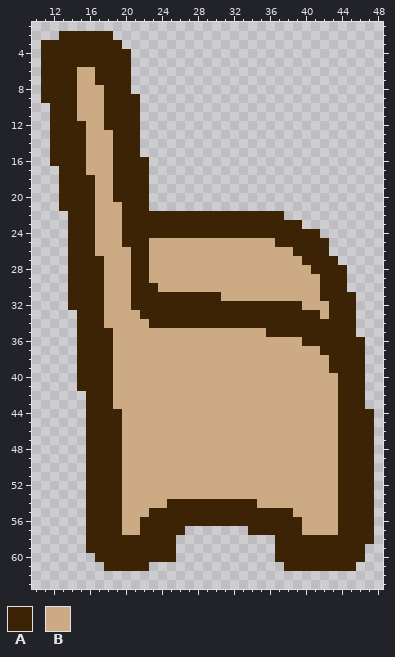
Two states of a pixel-art sprite, images/furniture/furniture_icon_loveseat.png. That is the earlier state.
The file is 64x64 pixels. Shown: x 10..48, y 1..63.
Palette (. is transparent): A #3c2306  B #cbaa84
Pixels before, first column x 11:
 2 ..AAAAAA.............................
 3 AAAAAAAAA............................
 4 AAAAAAAAAA...........................
 5 AAAAAAAAAA...........................
 6 AAAABBAAAA...........................
 7 AAAABBAAAA...........................
 8 AAAABBBAAA...........................
 9 AAAABBBAAAA..........................
10 .AAABBBAAAA..........................
11 .AAABBBAAAA..........................
12 .AAAABBAAAA..........................
13 .AAAABBBAAA..........................
14 .AAAABBBAAA..........................
15 .AAAABBBAAA..........................
16 .AAAABBBAAAA.........................
17 ..AAABBBAAAA.........................
18 ..AAAABBAAAA.........................
19 ..AAAABBAAAA.........................
20 ..AAAABBAAAA.........................
21 ..AAAABBBAAA.........................
22 ...AAABBBAAAAAAAAAAAAAAAAAA..........
23 ...AAABBBAAAAAAAAAAAAAAAAAAAA........
24 ...AAABBBAAAAAAAAAAAAAAAAAAAAAA......
25 ...AAABBBAAABBBBBBBBBBBBBBAAAAAA.....
26 ...AAABBBBAABBBBBBBBBBBBBBBBAAAA.....
27 ...AAAABBBAABBBBBBBBBBBBBBBBBAAAA....
28 ...AAAABBBAABBBBBBBBBBBBBBBBBBAAAA...
29 ...AAAABBBAABBBBBBBBBBBBBBBBBBBAAA...
30 ...AAAABBBAAABBBBBBBBBBBBBBBBBBAAA...
31 ...AAAABBBAAAAAAAAAABBBBBBBBBBBAAAA..
32 ...AAAABBBAAAAAAAAAAAAAAAAAAABBBAAA..
33 ....AAABBBBAAAAAAAAAAAAAAAAAAAABAAA..
34 ....AAABBBBBAAAAAAAAAAAAAAAAAAAAAAA..
35 ....AAAABBBBBBBBBBBBBBBBBAAAAAAAAAA..
36 ....AAAABBBBBBBBBBBBBBBBBBBBBAAAAAAA.
37 ....AAAABBBBBBBBBBBBBBBBBBBBBBBAAAAA.
38 ....AAAABBBBBBBBBBBBBBBBBBBBBBBBAAAA.
39 ....AAAABBBBBBBBBBBBBBBBBBBBBBBBAAAA.
40 ....AAAABBBBBBBBBBBBBBBBBBBBBBBBBAAA.
41 ....AAAABBBBBBBBBBBBBBBBBBBBBBBBBAAA.
42 .....AAABBBBBBBBBBBBBBBBBBBBBBBBBAAA.
43 .....AAABBBBBBBBBBBBBBBBBBBBBBBBBAAA.
44 .....AAAABBBBBBBBBBBBBBBBBBBBBBBBAAAA
45 .....AAAABBBBBBBBBBBBBBBBBBBBBBBBAAAA
46 .....AAAABBBBBBBBBBBBBBBBBBBBBBBBAAAA
47 .....AAAABBBBBBBBBBBBBBBBBBBBBBBBAAAA
48 .....AAAABBBBBBBBBBBBBBBBBBBBBBBBAAAA
49 .....AAAABBBBBBBBBBBBBBBBBBBBBBBBAAAA
50 .....AAAABBBBBBBBBBBBBBBBBBBBBBBBAAAA
51 .....AAAABBBBBBBBBBBBBBBBBBBBBBBBAAAA
52 .....AAAABBBBBBBBBBBBBBBBBBBBBBBBAAAA
53 .....AAAABBBBBBBBBBBBBBBBBBBBBBBBAAAA
54 .....AAAABBBBBAAAAAAAAAABBBBBBBBBAAAA
55 .....AAAABBBAAAAAAAAAAAAAAAABBBBBAAAA
56 .....AAAABBAAAAAAAAAAAAAAAAAABBBBAAAA
57 .....AAAABBAAAAA.......AAAAAABBBBAAAA
58 .....AAAAAAAAAA...........AAAAAAAAAAA
59 .....AAAAAAAAAA...........AAAAAAAAAA.
60 ......AAAAAAAAA...........AAAAAAAAAA.
61 .......AAAAA...............AAAAAAAA..
After:
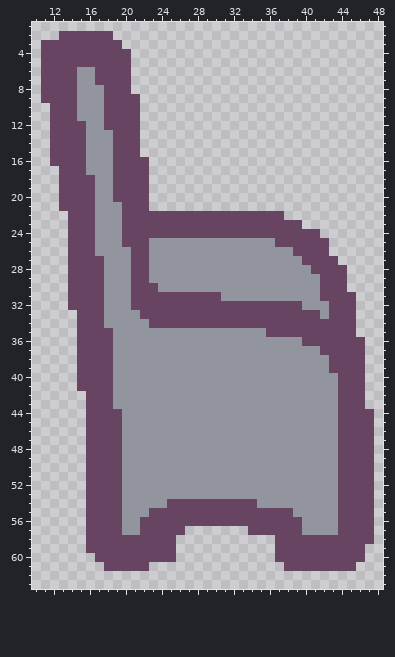
What changed:
Colour A changes from #3c2306 to #664462.
Colour B changes from #cbaa84 to #92959d.
Pixel boxes of the changes (left, top, right, bottom) in both pictures:
changed: (41, 31, 374, 571)
